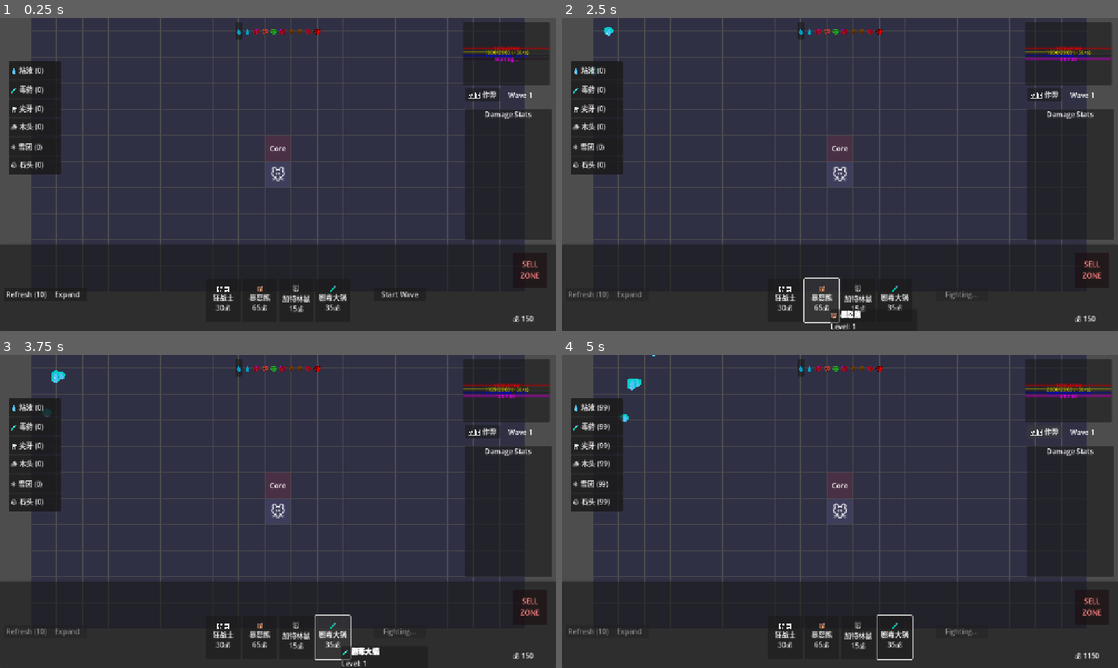
Above: before the commit, frames 1-4 (two rows, left to right).
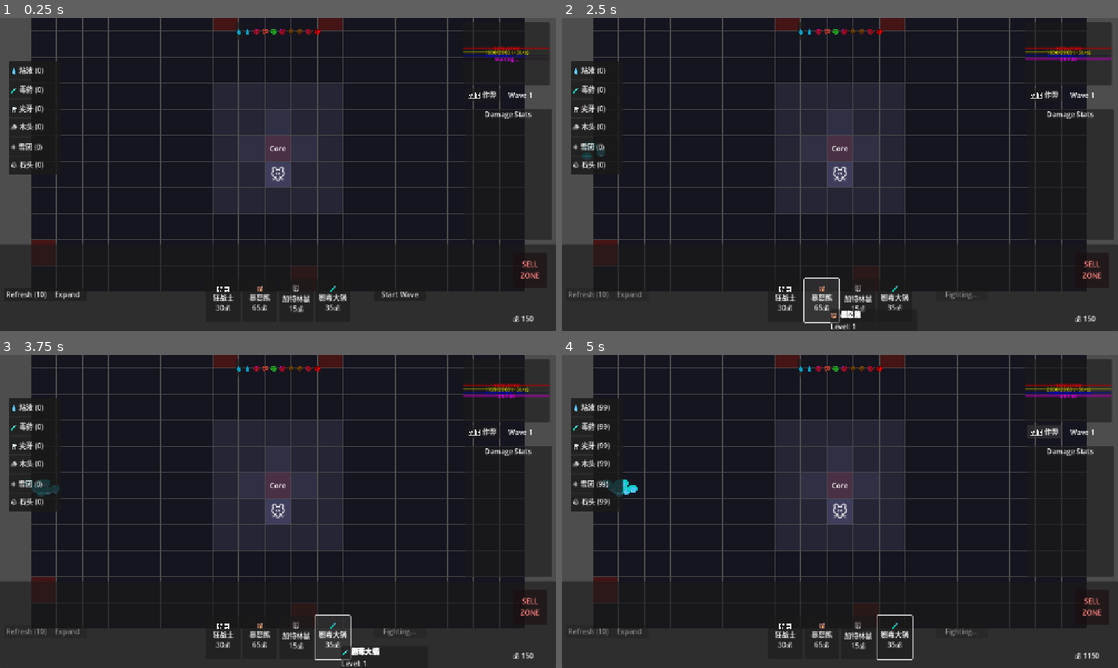
Above: after the commit, the same moments.

Repository: seekerzz/tower-html
Game: Godot game, scene res://src/Scenes/Game/MainGame.tscn
The game is run twice, just before and just after one commit, with the same random seed, the same clock (stepped at 60 frames per second) and the same inputs. The project has no main scene, so this scene is started directly.
Inputs:
- Up to frame 1 (0.25 s): no input
- Up to frame 2 (2.5 s): click "Start Wave" at 0.5 s; click "🗡️ 狂战士 30💰" at 1.25 s; click "🐻 暴怒熊 65💰" at 2 s
- Up to frame 3 (3.75 s): click "🐭 加特林鼠 15💰" at 2.75 s; click "🧪 剧毒大锅 35💰" at 3.5 s
- Up to frame 4 (5 s): click "🛠️ 作弊" at 4.25 s

The runs differ from the first frame. In frame 1, 43% of the frame differs, in the area x 5-95%, y 0-73%; in frame 2, 43%; in frame 3, 43%; in frame 4, 43%.

Commit message:
Refactor GridManager for cross-zone unlock and random spawn logic
- Updated Constants.gd with new map colors and CORE_ZONE_RADIUS.
- Modified Tile.gd to support new states (unlocked, locked_inner, locked_outer, spawn).
- Refactored GridManager.gd to implement cross unlock pattern, random edge spawn points, and obstacle generation in outer zones.
- Updated CombatManager.gd to spawn enemies from the new random spawn points.
- Verified with TestMapGen.gd (passed).

Diff:
--- a/src/Scripts/CombatManager.gd
+++ b/src/Scripts/CombatManager.gd
@@ -76,8 +76,31 @@
 		# For now, strict adherence to the returned type.
 		pass
 
-	# Pick random angle for this batch
+	# Pick random angle for this batch (Used for warning indicator mainly)
 	var angle = randf() * TAU # TAU is 2*PI
+
+	# Show Warning (Still show directional warning, or maybe just generic?)
+	# Since spawn points are scattered, maybe show multiple warnings or just a general one?
+	# Requirement says: "刷怪逻辑改为从 `GridManager.get_spawn_points()` 随机取点"
+	# We can pick a random spawn point first, then show warning there.
+
+	# But batch logic implies they come together?
+	# If we want them to come from random spawn points, do we pick ONE spawn point for the whole batch,
+	# or random spawn point for EACH enemy?
+	# Usually batches come from one direction.
+	# Let's pick ONE spawn point for this batch to keep the "Wave" feel.
+
+	var spawn_pos = Vector2.ZERO
+	if GameManager.grid_manager:
+		var points = GameManager.grid_manager.get_spawn_points()
+		if points.size() > 0:
+			spawn_pos = points.pick_random()
+			# Calculate angle from center to spawn_pos for warning
+			var center = GameManager.grid_manager.global_position
+			angle = (spawn_pos - center).angle()
+		else:
+			# Fallback
+			spawn_pos = Vector2(cos(angle), sin(angle)) * 600
 
 	# Show Warning
 	show_warning_indicator(angle, type_key)
@@ -88,7 +111,7 @@
 	if !GameManager.is_wave_active: return
 
 	# Spawn Batch
-	await _spawn_batch(angle, type_key, enemies_per_batch)
+	await _spawn_batch(spawn_pos, type_key, enemies_per_batch)
 
 	# Schedule next batch
 	if batches_left > 1:
@@ -117,34 +140,24 @@
 			break
 		await get_tree().create_timer(0.5).timeout
 
-func _spawn_batch(base_angle: float, type_key: String, count: int):
+func _spawn_batch(spawn_origin: Vector2, type_key: String, count: int):
 	for i in range(count):
 		if !GameManager.is_wave_active: break
 		if enemies_to_spawn <= 0: break
 
-		# Spawn with slight spread
-		# angle + (Math.random() - 0.5) * 0.8
-		var angle = base_angle + randf_range(-0.4, 0.4)
-		_spawn_enemy_at_angle(angle, type_key)
+		# Spawn with slight spread around the chosen spawn point
+		var pos = spawn_origin + Vector2(randf_range(-20, 20), randf_range(-20, 20))
+		_spawn_enemy_at_pos(pos, type_key)
 
 		enemies_to_spawn -= 1
 
 		# Fast spawn (0.1s)
 		await get_tree().create_timer(0.1).timeout
 
-func _spawn_enemy_at_angle(angle: float, type_key: String):
-	var distance = 600 # Offscreen radius, assuming center 0,0 or adjust relative to camera
-	# If GridManager is at center (0,0 implied by setup usually), fine.
-	# If not, we should add GridManager.global_position.
-	var center = Vector2.ZERO
-	if GameManager.grid_manager:
-		center = GameManager.grid_manager.global_position
-
-	var spawn_pos = center + Vector2(cos(angle), sin(angle)) * distance
-
+func _spawn_enemy_at_pos(pos: Vector2, type_key: String):
 	var enemy = ENEMY_SCENE.instantiate()
 	enemy.setup(type_key, GameManager.wave)
-	enemy.global_position = spawn_pos
+	enemy.global_position = pos
 	add_child(enemy)
 
 func show_warning_indicator(angle: float, type_key: String):
--- a/src/Scripts/Constants.gd
+++ b/src/Scripts/Constants.gd
@@ -12,7 +12,12 @@
 	"grid": Color("#303045"),
 	"enemy": Color("#e74c3c"),
 	"projectile": Color("#f1c40f"),
-	"enemyProjectile": Color("#e91e63")
+	"enemyProjectile": Color("#e91e63"),
+	"unlocked": Color("#303045"),
+	"locked_inner": Color("#252535"),
+	"locked_outer": Color("#151520"),
+	"spawn_point": Color("#451515"),
+	"core": Color("#4a3045")
 }
 
 const CORE_TYPES = {
--- a/src/Scripts/GridManager.gd
+++ b/src/Scripts/GridManager.gd
@@ -12,6 +12,7 @@
 var ghost_tiles: Array = []
 var expansion_mode: bool = false
 var expansion_cost: int = 50 # Base cost
+var spawn_tiles: Array = [] # List of tiles (Vector2i) used as spawn points
 
 var astar_grid: AStarGrid2D
 
@@ -23,7 +24,7 @@
 		BARRICADE_SCENE = load("res://src/Scenes/Game/Barricade.tscn")
 	_init_astar()
 	create_initial_grid()
-	_generate_wild_obstacles()
+	_generate_random_obstacles()
 
 func _init_astar():
 	astar_grid = AStarGrid2D.new()
@@ -49,23 +50,57 @@
 	var half_w = Constants.MAP_WIDTH / 2
 	var half_h = Constants.MAP_HEIGHT / 2
 
+	spawn_tiles.clear()
+
+	# Determine spawn candidates (outermost ring)
+	var spawn_candidates = []
+	for x in range(-half_w, half_w + 1):
+		for y in range(-half_h, half_h + 1):
+			if abs(x) == half_w or abs(y) == half_h:
+				spawn_candidates.append(Vector2i(x,y))
+
+	# Select 4-6 random spawn points
+	var num_spawns = randi_range(4, 6)
+	spawn_candidates.shuffle()
+	var chosen_spawns = spawn_candidates.slice(0, num_spawns)
+
 	for x in range(-half_w, half_w + 1):
 		for y in range(-half_h, half_h + 1):
 			var type = "wilderness"
-			# Check if in core zone
+			var state = "locked_inner"
+
+			# Check Core Zone
 			if abs(x) <= Constants.CORE_ZONE_RADIUS and abs(y) <= Constants.CORE_ZONE_RADIUS:
 				type = "core_zone"
+				state = "locked_inner"
 				if x == 0 and y == 0:
 					type = "core" # The absolute center
-
-			create_tile(x, y, type)
-
-func create_tile(x: int, y: int, type: String = "normal"):
+			else:
+				state = "locked_outer"
+
+			# Check Unlocked (Cross Shape)
+			# (0,0) is core, unlocked. Neighbors (0,1), (0,-1), (1,0), (-1,0) are unlocked.
+			if (x == 0 and y == 0) or \
+			   (x == 0 and abs(y) == 1) or \
+			   (y == 0 and abs(x) == 1):
+				state = "unlocked"
+
+			# Check Spawn Points
+			if Vector2i(x,y) in chosen_spawns:
+				state = "spawn"
+				spawn_tiles.append(Vector2i(x,y))
+
+			create_tile(x, y, type, state)
+
+func create_tile(x: int, y: int, type: String = "normal", state: String = "locked_inner"):
 	var key = get_tile_key(x, y)
 	if tiles.has(key): return
 
 	var tile = TILE_SCENE.instantiate()
 	tile.setup(x, y, type)
+	tile.state = state
+	tile.update_visuals()
+
 	tile.position = Vector2(x * TILE_SIZE, y * TILE_SIZE)
 	add_child(tile)
 	tiles[key] = tile
@@ -75,40 +110,72 @@
 	# Initial weight setup for AStar
 	var grid_pos = Vector2i(x, y)
 	if astar_grid.is_in_boundsv(grid_pos):
+		# Assuming obstacles and locked tiles affect navigation?
+		# For now standard weight, obstacles will increase it.
 		astar_grid.set_point_weight_scale(grid_pos, 1.0)
 
-func _generate_wild_obstacles():
-	var wilderness_tiles = []
+func _generate_random_obstacles():
+	var candidate_tiles = []
 	for key in tiles:
 		var tile = tiles[key]
-		if tile.type == "wilderness":
-			wilderness_tiles.append(tile)
-
-	var obstacle_count = int(wilderness_tiles.size() * randf_range(0.10, 0.15))
-	wilderness_tiles.shuffle()
-
-	for i in range(obstacle_count):
-		var tile = wilderness_tiles[i]
-		_place_static_obstacle(tile)
-
-func _place_static_obstacle(tile):
+		# Candidates: locked_outer, not spawn, not core_zone (implied by locked_outer check in create_initial_grid logic, but let's be safe)
+		if tile.state == "locked_outer":
+			candidate_tiles.append(tile)
+
+	# Generate 10-15 obstacles
+	var obstacle_count = randi_range(10, 15)
+	obstacle_count = min(obstacle_count, candidate_tiles.size())
+	candidate_tiles.shuffle()
+
+	var placed_count = 0
+	for i in range(candidate_tiles.size()):
+		if placed_count >= obstacle_count: break
+
+		var tile = candidate_tiles[i]
+		# Ensure we don't block all paths (simplification: random placement usually leaves paths,
+		# strict path checking is complex, but we can rely on low density)
+		# Density is low enough (10-15 out of outer ring ~100+ tiles)
+
+		# Pick random type
+		var type_keys = Constants.BARRICADE_TYPES.keys()
+		var type_key = type_keys.pick_random()
+
+		_spawn_barricade(tile, type_key)
+		placed_count += 1
+
+func _spawn_barricade(tile, type_key):
+	var data = Constants.BARRICADE_TYPES[type_key]
 	var obstacle
+
 	if BARRICADE_SCENE:
 		obstacle = BARRICADE_SCENE.instantiate()
+		# Assuming Barricade.gd has a setup or similar.
+		# If not, we might need to set properties manually or call a method if it exists.
+		# Let's check Barricade.gd later if needed, but for now assuming it might handle it or we set visual.
+		# Ideally we use DrawManager or similar logic, but DrawManager is not a singleton helper here.
+		# Let's try to set properties if possible.
+		if obstacle.has_method("setup"):
+			obstacle.setup(type_key)
+		else:
+			# Fallback if no setup, try to configure
+			pass
 	else:
 		obstacle = Node2D.new()
-		obstacle.name = "StaticObstacle"
+		obstacle.name = "Obstacle_" + type_key
 		var visual = ColorRect.new()
 		visual.size = Vector2(40, 40)
 		visual.position = Vector2(-20, -20)
-		visual.color = Color.DARK_SLATE_GRAY
+		if "color" in data:
+			visual.color = data["color"]
+		else:
+			visual.color = Color.DARK_SLATE_GRAY
 		obstacle.add_child(visual)
 
 	add_child(obstacle)
-	# Position at the center of the tile
 	obstacle.position = tile.position
 
 	register_obstacle(Vector2i(tile.x, tile.y), obstacle)
+
 
 func register_obstacle(grid_pos: Vector2i, node: Node):
 	if astar_grid.is_in_boundsv(grid_pos):
@@ -141,19 +208,8 @@
 
 func get_spawn_points() -> Array[Vector2]:
 	var points: Array[Vector2] = []
-	var half_w = Constants.MAP_WIDTH / 2
-	var half_h = Constants.MAP_HEIGHT / 2
-
-	# Top and Bottom rows
-	for x in range(-half_w, half_w + 1):
-		points.append(Vector2(x * TILE_SIZE, -half_h * TILE_SIZE))
-		points.append(Vector2(x * TILE_SIZE, half_h * TILE_SIZE))
-
-	# Left and Right columns (excluding corners already added)
-	for y in range(-half_h + 1, half_h):
-		points.append(Vector2(-half_w * TILE_SIZE, y * TILE_SIZE))
-		points.append(Vector2(half_w * TILE_SIZE, y * TILE_SIZE))
-
+	for tile_pos in spawn_tiles:
+		points.append(Vector2(tile_pos.x * TILE_SIZE, tile_pos.y * TILE_SIZE))
 	return points
 
 func get_tile_key(x: int, y: int) -> String:
--- a/src/Scripts/Tile.gd
+++ b/src/Scripts/Tile.gd
@@ -3,6 +3,7 @@
 var x: int
 var y: int
 var type: String = "normal"
+var state: String = "locked_inner" # unlocked, locked_inner, locked_outer, spawn
 var unit = null
 var occupied_by: Vector2i
 
@@ -23,16 +24,29 @@
 	drop_target.setup(self)
 
 func update_visuals():
-	$ColorRect.color = Constants.COLORS.grid
+	# Default base color based on state
+	var base_color = Constants.COLORS.grid
+
+	if state == "unlocked":
+		base_color = Constants.COLORS.unlocked
+	elif state == "locked_inner":
+		base_color = Constants.COLORS.locked_inner
+	elif state == "locked_outer":
+		base_color = Constants.COLORS.locked_outer
+	elif state == "spawn":
+		base_color = Constants.COLORS.spawn_point
+
 	if type == "core":
-		$ColorRect.color = Color("#4a3045")
+		base_color = Constants.COLORS.core
 		$Label.text = "Core"
 	else:
 		$Label.text = ""
 
+	$ColorRect.color = base_color
+
 func set_highlight(active: bool):
 	if active:
-		$ColorRect.color = Constants.COLORS.grid.lightened(0.2)
+		$ColorRect.color = $ColorRect.color.lightened(0.2)
 	else:
 		update_visuals()
 
